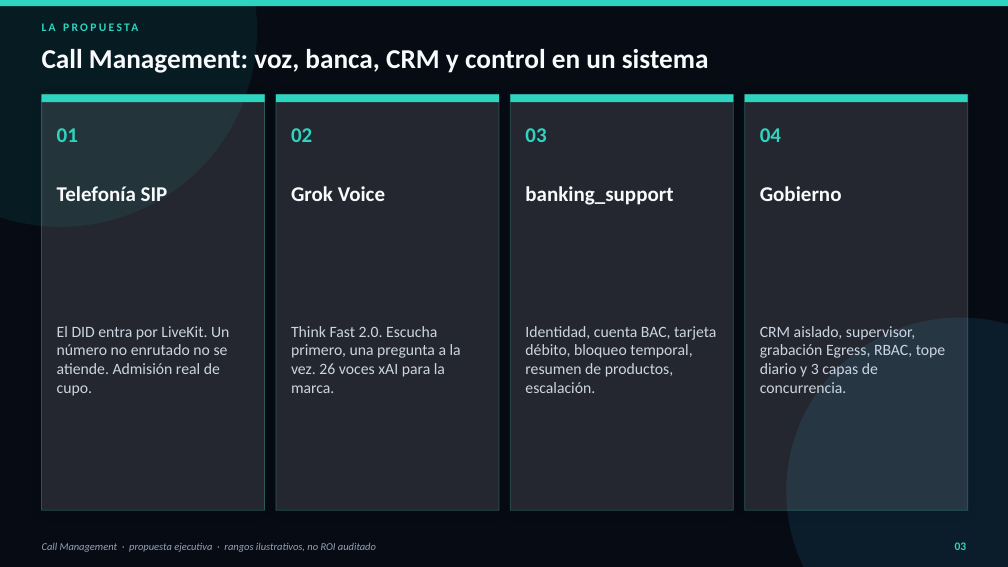
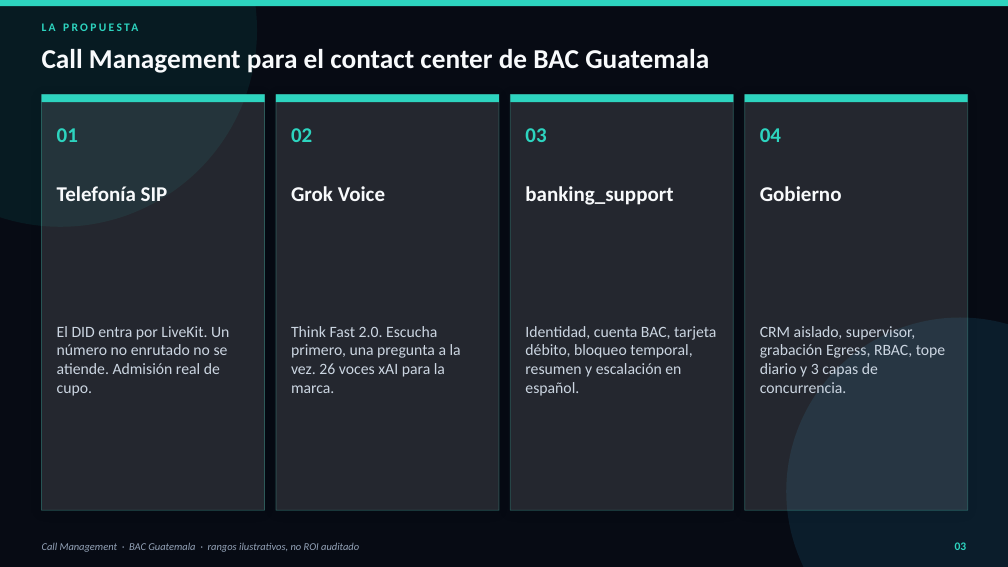
Before and after one commit to Zombie10/CallManagement, a slide deck: slide 3 of docs/Propuesta_Callcenter_Bancario.pptx. Drawn at 1008x567 pixels with LibreOffice and Linux fonts; fonts in the diff are those of the drawing. Boxes give left, top, right and bottom in pixels: in the first picture for what was removed or moved away, otherwise in the second. Text is boxed around its words. In the diff, an @@ line names an element or a change of style, - is before the commit and + after.

Commit message:
docs: retarget executive proposal to BAC Guatemala
HTML and PPTX now address BAC Credomatic Guatemala (Spanish first line,
America/Guatemala calendar, local DID piloto). Cost/benefit ranges stay
illustrative. Tests require BAC + Guatemala in both artifacts.

```diff
--- a/docs/Propuesta_Callcenter_Bancario.pptx
+++ b/docs/Propuesta_Callcenter_Bancario.pptx
@@ text at (x1=42, y1=49, x2=709, y2=73): text changed @@
-Call Management: voz, banca, CRM y control en un sistema
+Call Management para el contact center de BAC Guatemala
@@ text at (x1=525, y1=326, x2=716, y2=396): text changed @@
-Identidad, cuenta BAC, tarjeta débito, bloqueo temporal, resumen de productos, escalación.
+Identidad, cuenta BAC, tarjeta débito, bloqueo temporal, resumen y escalación en español.
@@ text at (x1=42, y1=542, x2=359, y2=552): text changed @@
-Call Management · propuesta ejecutiva · rangos ilustrativos, no ROI auditado
+Call Management · BAC Guatemala · rangos ilustrativos, no ROI auditado
```
Also in this commit, not shown: 11 other slides changed, 4 other files.
